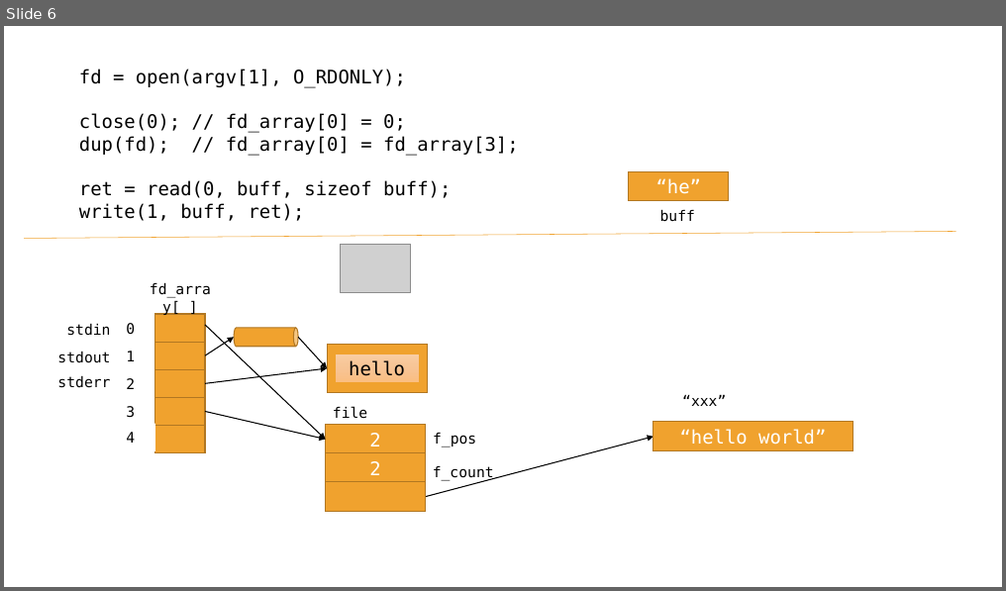
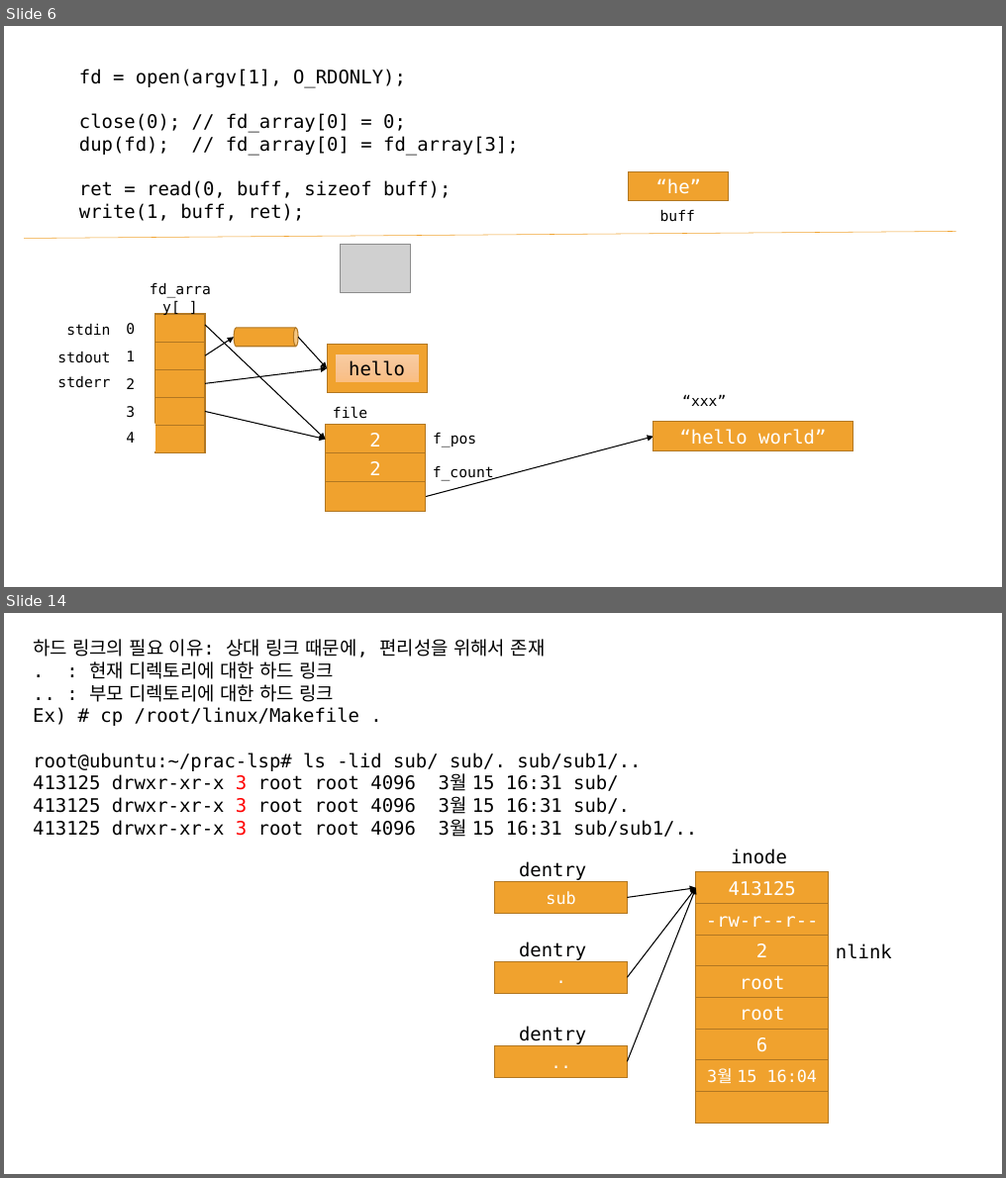
Before and after one commit to blomdhal22/prac-lsp, a slide deck: syscall.pptx. Shown one above the other, each under a label of ours: slide 6 before the commit, slides 6 and 14 after it; the slides between them are not shown. The pictures are 1006x591 and 1006x1178 pixels, drawn with LibreOffice and Linux fonts; fonts in the diff are those of the drawing; grey boxes stand for pictures. Boxes give left, top, right and bottom in pixels: in the first picture for what was removed or moved away, otherwise in the second. Text is boxed around its words. In the diff, an @@ line names an element or a change of style, - is before the commit and + after.

Commit message:
update ppt

```diff
--- a/syscall.pptx
+++ b/syscall.pptx
@@ slide 14 added at (4, 613, 1002, 1174), background #FFFFFF @@
@@ text added at (33, 639, 697, 837), 18 pt, text #000000 @@
+하드 링크의 필요 이유: 상대 링크 때문에, 편리성을 위해서 존재
+. : 현재 디렉토리에 대한 하드 링크
+.. : 부모 디렉토리에 대한 하드 링크
+Ex) # cp /root/linux/Makefile .
+root@ubuntu:~/prac-lsp# ls -lid sub/ sub/. sub/sub1/..
+413125 drwxr-xr-x 3 root root 4096 3월 15 16:31 sub/
+413125 drwxr-xr-x 3 root root 4096 3월 15 16:31 sub/.
+413125 drwxr-xr-x 3 root root 4096 3월 15 16:31 sub/sub1/..
@@ text added at (731, 849, 787, 864), 18 pt, text #000000 @@
+inode
@@ text added at (519, 861, 586, 880), 18 pt, text #000000 @@
+dentry
@@ rectangle added at (696, 872, 829, 904), fill #F0A22E, outline #B27822 1 pt, 18 pt, text #FFFFFF @@
+413125
@@ rectangle added at (495, 881, 628, 913), fill #F0A22E, outline #B27822 1 pt, 16 pt, text #FFFFFF @@
+sub
@@ arrow added from (628, 897) to (696, 888), #000000 1 pt @@
@@ arrow added from (628, 977) to (696, 888), #000000 1 pt @@
@@ arrow added from (628, 1062) to (696, 888), #000000 1 pt @@
@@ rectangle added at (696, 903, 829, 935), fill #F0A22E, outline #B27822 1 pt, 18 pt, text #FFFFFF @@
+-rw-r--r--
@@ rectangle added at (696, 935, 829, 966), fill #F0A22E, outline #B27822 1 pt, 18 pt, text #FFFFFF @@
+2
@@ rectangle added at (495, 961, 628, 993), fill #F0A22E, outline #B27822 1 pt, 16 pt, text #FFFFFF @@
+.
@@ text added at (519, 942, 586, 960), 18 pt, text #000000 @@
+dentry
@@ rectangle added at (696, 966, 829, 998), fill #F0A22E, outline #B27822 1 pt, 18 pt, text #FFFFFF @@
+root
@@ text added at (836, 944, 892, 959), 18 pt, text #000000 @@
+nlink
@@ rectangle added at (696, 998, 829, 1029), fill #F0A22E, outline #B27822 1 pt, 18 pt, text #FFFFFF @@
+root
@@ text added at (519, 1026, 586, 1045), 18 pt, text #000000 @@
+dentry
@@ rectangle added at (495, 1047, 628, 1078), fill #F0A22E, outline #B27822 1 pt, 16 pt, text #FFFFFF @@
+..
@@ rectangle added at (696, 1029, 829, 1060), fill #F0A22E, outline #B27822 1 pt, 18 pt, text #FFFFFF @@
+6
@@ rectangle added at (696, 1060, 829, 1092), fill #F0A22E, outline #B27822 1 pt, 16 pt, text #FFFFFF @@
+3월 15 16:04
@@ rectangle added at (696, 1092, 829, 1124), fill #F0A22E, outline #B27822 1 pt @@
```
Also in this commit, not shown: 8 other slides added.
